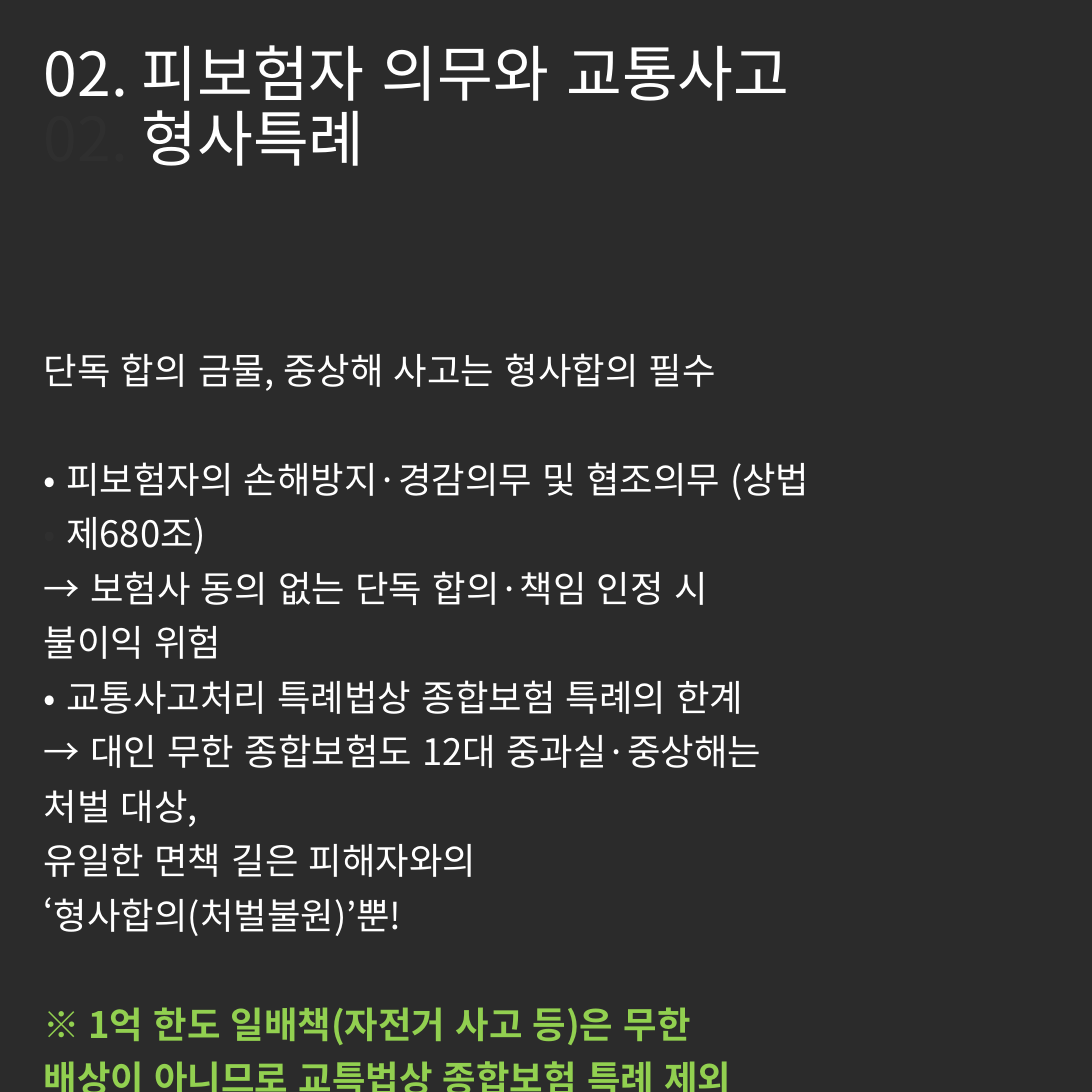
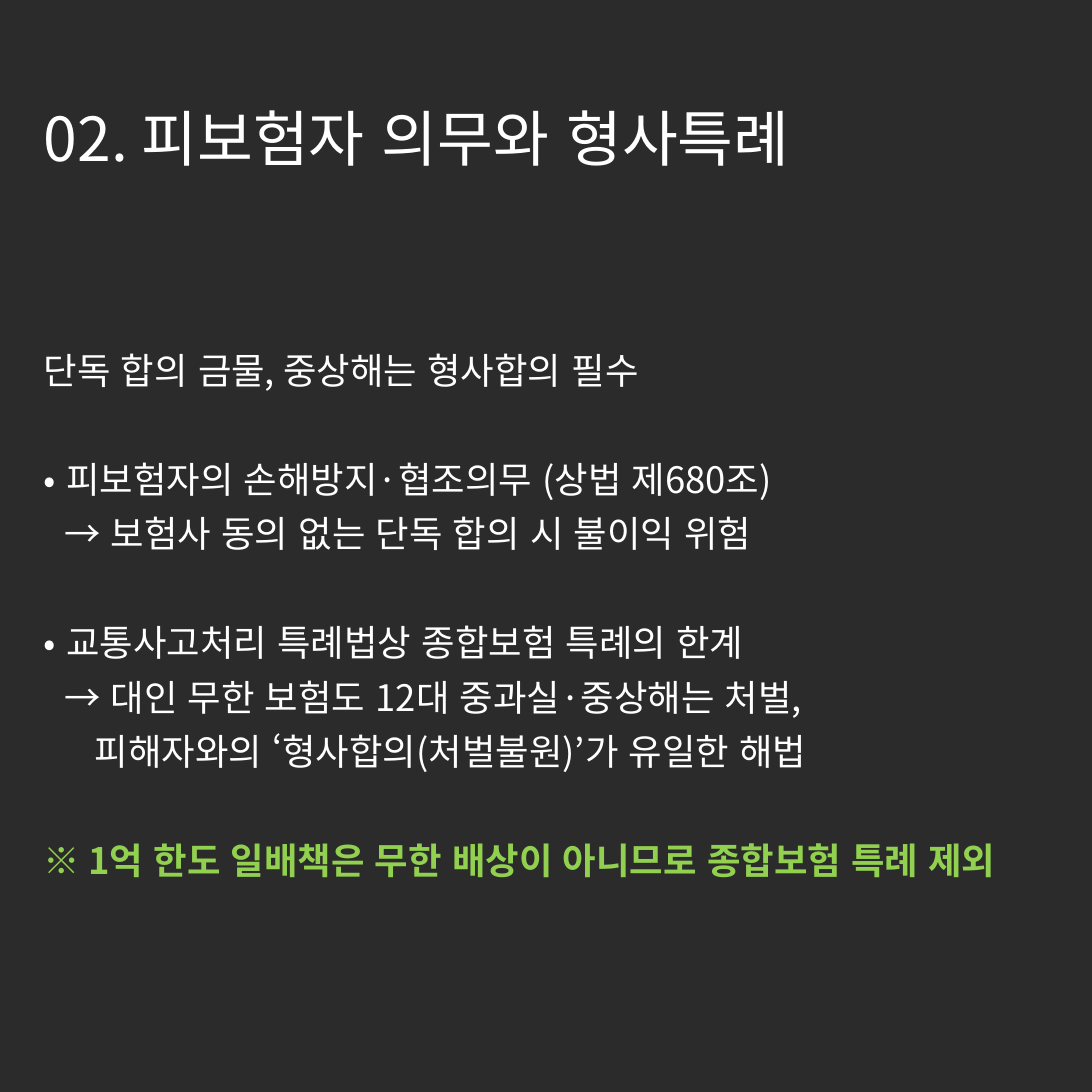
Before and after one commit to tladjuster00000029/brunch-SNS--auto, a slide deck: slide 3 of posts/images/generated_cards.pptx. Drawn at 1092x1092 pixels with LibreOffice and Linux fonts; fonts in the diff are those of the drawing; background and template pictures are left out; a plain dark background stands for a picture behind light text. Boxes give left, top, right and bottom in pixels: in the first picture for what was removed or moved away, otherwise in the second. Text is boxed around its words. In the diff, an @@ line names an element or a change of style, - is before the commit and + after.

```diff
--- a/posts/images/generated_cards.pptx
+++ b/posts/images/generated_cards.pptx
@@ title at <box>44,110,789,166</box>: text changed @@
-02. 피보험자 의무와 교통사고
-02. 형사특례
+02. 피보험자 의무와 형사특례
@@ subtitle at <box>44,353,772,550</box>: text changed @@
-단독 합의 금물, 중상해 사고는 형사합의 필수
-• 피보험자의 손해방지·경감의무 및 협조의무 (상법
-• 제680조)
-→ 보험사 동의 없는 단독 합의·책임 인정 시
-불이익 위험
+단독 합의 금물, 중상해는 형사합의 필수
+• 피보험자의 손해방지·협조의무 (상법 제680조)
+→ 보험사 동의 없는 단독 합의 시 불이익 위험
@@ subtitle at <box>88,680,995,878</box>: text changed @@
-→ 대인 무한 종합보험도 12대 중과실·중상해는
-처벌 대상,
-유일한 면책 길은 피해자와의
-‘형사합의(처벌불원)’뿐!
-※ 1억 한도 일배책(자전거 사고 등)은 무한
-배상이 아니므로 교특법상 종합보험 특례 제외
+→ 대인 무한 보험도 12대 중과실·중상해는 처벌,
+피해자와의 ‘형사합의(처벌불원)’가 유일한 해법
+※ 1억 한도 일배책은 무한 배상이 아니므로 종합보험 특례 제외
```
Also in this commit, not shown: 4 other slides changed, 7 other files.
